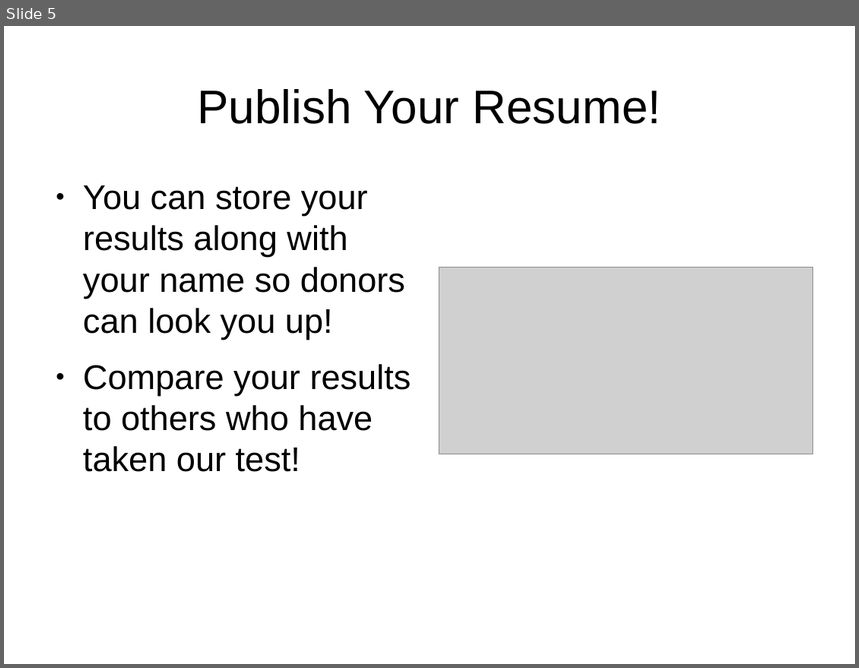
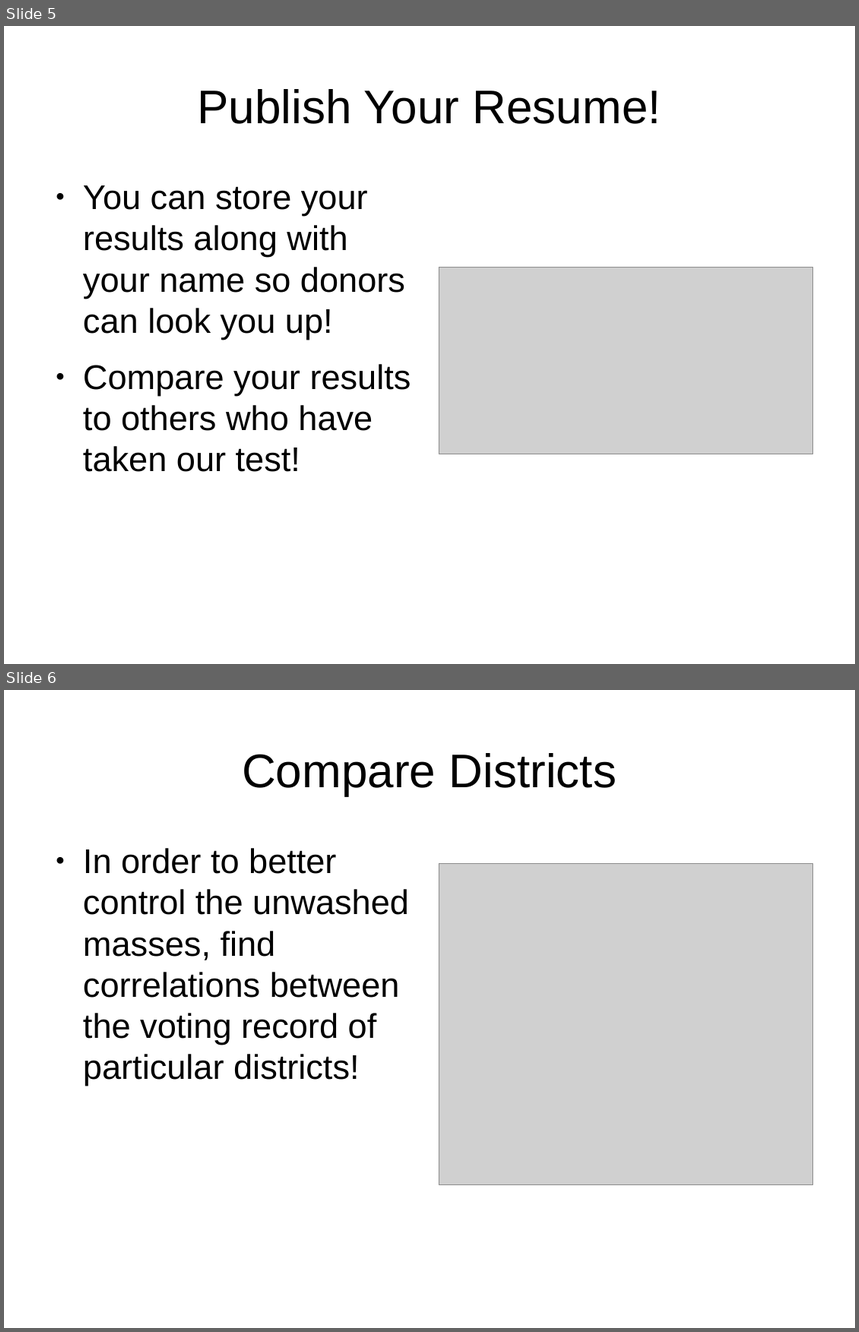
Before and after one commit to battywombat/Elections, a slide deck: presentation.odp. Shown one above the other, each under a label of ours: slide 5 before the commit, slides 5 and 6 after it. The pictures are 859x668 and 859x1332 pixels, drawn with LibreOffice and Linux fonts; fonts in the diff are those of the drawing; grey boxes stand for pictures. Boxes give left, top, right and bottom in pixels: in the first picture for what was removed or moved away, otherwise in the second. Text is boxed around its words. In the diff, an @@ line names an element or a change of style, - is before the commit and + after.

```diff
--- a/presentation.odp
+++ b/presentation.odp
@@ slide 6 added at [4, 690, 855, 1328], background #FFFFFF @@
@@ title added at [242, 753, 617, 796], 44 pt, text #000000 @@
+Compare Districts
@@ text added at [83, 848, 409, 1086], 32 pt, text #000000 @@
+● In order to better control the unwashed masses, find correlations between the voting record of particular districts!
@@ picture added at [439, 864, 813, 1185] @@
```
Also in this commit, not shown: 2 slides changed.
